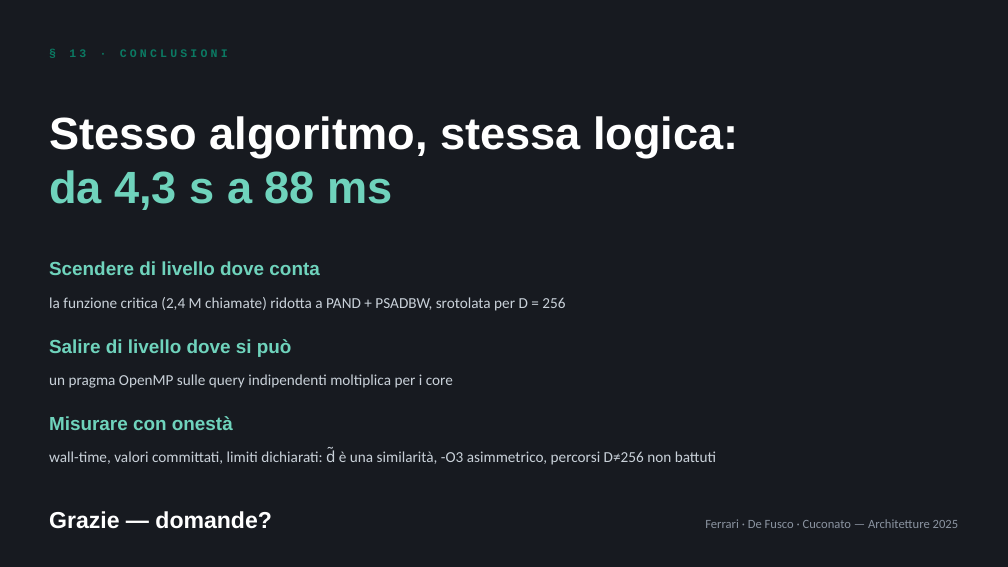
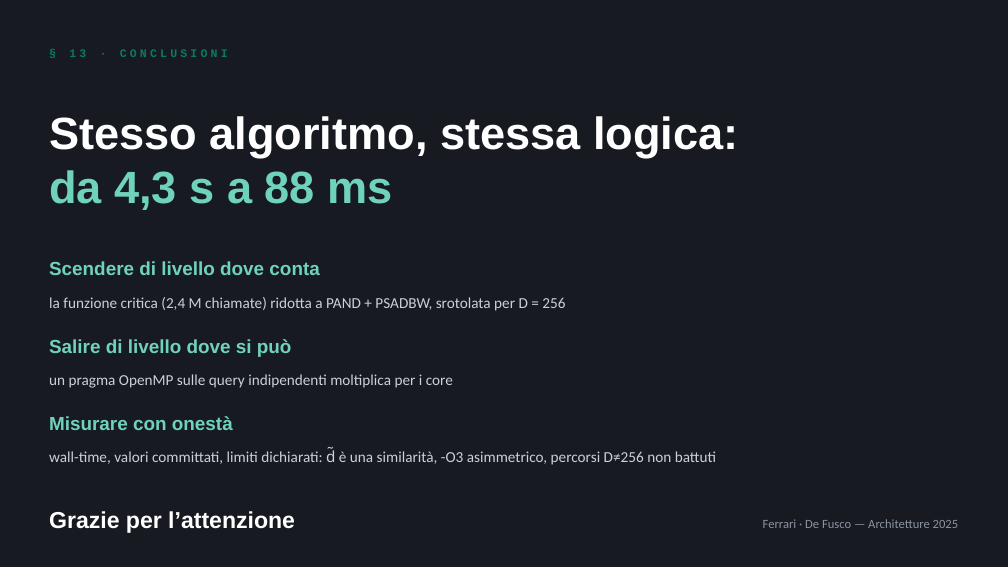
Before and after one commit to Mikidefu/ProgettoKnnArchitetture, a slide deck: slide 14 of doc/Presentazione_Progetto_KNN.pptx. Drawn at 1008x567 pixels with LibreOffice and Linux fonts; fonts in the diff are those of the drawing. Boxes give left, top, right and bottom in pixels: in the first picture for what was removed or moved away, otherwise in the second. Text is boxed around its words. In the diff, an @@ line names an element or a change of style, - is before the commit and + after.

```diff
--- a/doc/Presentazione_Progetto_KNN.pptx
+++ b/doc/Presentazione_Progetto_KNN.pptx
@@ text at (x1=49, y1=511, x2=295, y2=533): text changed @@
-Grazie — domande?
+Grazie per l’attenzione
@@ text at (x1=763, y1=519, x2=959, y2=528): text changed @@
-Ferrari · De Fusco · Cuconato — Architetture 2025
+Ferrari · De Fusco — Architetture 2025
```
Also in this commit, not shown: 7 other slides changed, 1 other file.
